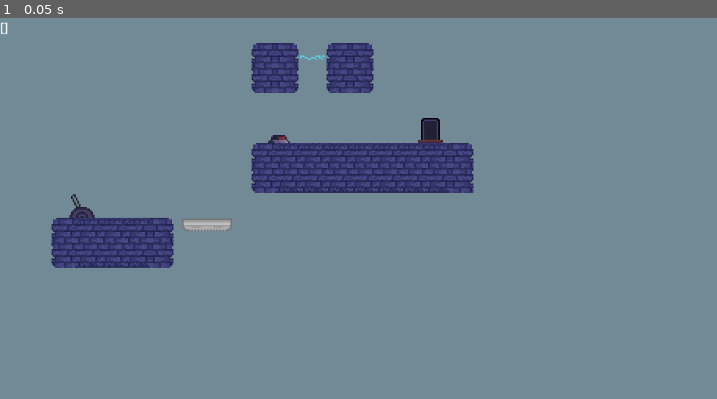
Above: before the commit, frame 1.
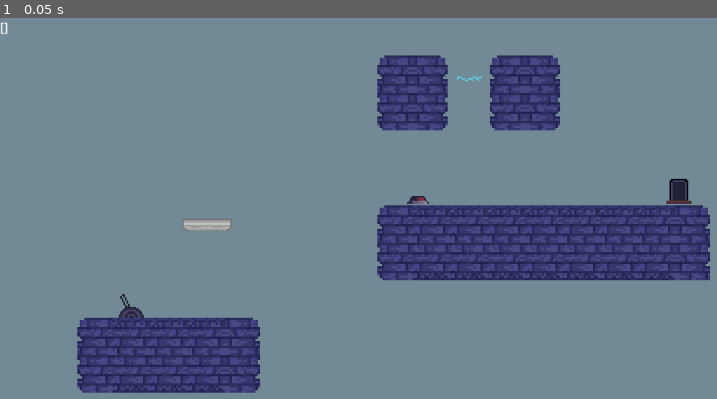
Above: after the commit, the same moment.

Repository: bsimovic93/CO-OP-2D-Project
Game: Godot game, scene res://scenes/main.tscn
Same seed, same stepped clock (60 frames per second), same inputs: the game is played once before the commit and once after it.
Inputs:
- Up to frame 1 (0.05 s): no input

The runs differ from the first frame. In frame 1, 26% of the frame differs, in the area x 7-100%, y 6-99%.

Commit message:
Feat: implement exit

Diff:
--- a/project.godot
+++ b/project.godot
@@ -28,6 +28,13 @@
 
 [input]
 
+ui_left={
+"deadzone": 0.5,
+"events": [Object(InputEventKey,"resource_local_to_scene":false,"resource_name":"","device":0,"window_id":0,"alt_pressed":false,"shift_pressed":false,"ctrl_pressed":false,"meta_pressed":false,"pressed":false,"keycode":4194319,"physical_keycode":0,"key_label":0,"unicode":0,"echo":false,"script":null)
+, Object(InputEventJoypadButton,"resource_local_to_scene":false,"resource_name":"","device":-1,"button_index":13,"pressure":0.0,"pressed":false,"script":null)
+, Object(InputEventJoypadMotion,"resource_local_to_scene":false,"resource_name":"","device":0,"axis":0,"axis_value":-1.0,"script":null)
+]
+}
 interact={
 "deadzone": 0.5,
 "events": [Object(InputEventKey,"resource_local_to_scene":false,"resource_name":"","device":-1,"window_id":0,"alt_pressed":false,"shift_pressed":false,"ctrl_pressed":false,"meta_pressed":false,"pressed":false,"keycode":0,"physical_keycode":69,"key_label":0,"unicode":101,"echo":false,"script":null)
@@ -38,6 +45,11 @@
 "events": [Object(InputEventKey,"resource_local_to_scene":false,"resource_name":"","device":-1,"window_id":0,"alt_pressed":false,"shift_pressed":false,"ctrl_pressed":false,"meta_pressed":false,"pressed":false,"keycode":0,"physical_keycode":70,"key_label":0,"unicode":102,"echo":false,"script":null)
 ]
 }
+action_left={
+"deadzone": 0.5,
+"events": [Object(InputEventJoypadMotion,"resource_local_to_scene":false,"resource_name":"","device":-1,"axis":0,"axis_value":-1.0,"script":null)
+]
+}
 
 [rendering]
 
--- /dev/null
+++ b/scenes/exit.gd
@@ -0,0 +1,17 @@
+extends Node2D
+
+
+signal level_end(value: bool);
+
+# Called when the node enters the scene tree for the first time.
+func _ready():
+	pass # Replace with function body.
+
+
+# Called every frame. 'delta' is the elapsed time since the previous frame.
+func _process(delta):
+	var bodies = get_node("Area2D").get_overlapping_bodies().filter(func(body): return !body.is_in_group('TilemapGroup'))
+	if(bodies.size() == 2):
+		print('LEVEL END')
+		level_end.emit(true)
+	pass
--- a/scenes/exit.tscn
+++ b/scenes/exit.tscn
@@ -1,12 +1,14 @@
-[gd_scene load_steps=3 format=3 uid="uid://bolq60lmrqtgo"]
+[gd_scene load_steps=4 format=3 uid="uid://bolq60lmrqtgo"]
 
 [ext_resource type="Texture2D" uid="uid://f2jvxngadbnb" path="res://sprites/Sprite-door.png" id="1_sqwof"]
+[ext_resource type="Script" path="res://scenes/exit.gd" id="1_tfv5d"]
 
 [sub_resource type="RectangleShape2D" id="RectangleShape2D_ewmlo"]
 size = Vector2(30, 30)
 
 [node name="Exit" type="Node2D"]
 position = Vector2(551, 144)
+script = ExtResource("1_tfv5d")
 
 [node name="Sprite2D" type="Sprite2D" parent="."]
 scale = Vector2(2, 2)
--- a/scenes/test_level.tscn
+++ b/scenes/test_level.tscn
@@ -57,7 +57,7 @@
 player_scene = ExtResource("2_e1wdq")
 
 [node name="TileMap" type="TileMap" parent="." groups=["TilemapGroup"]]
-scale = Vector2(2, 2)
+scale = Vector2(3, 3)
 tile_set = SubResource("TileSet_gftc8")
 format = 2
 layer_0/tile_data = PackedInt32Array(524293, 65536, 0, 524294, 131072, 0, 524290, 0, 0, 589826, 0, 2, 524291, 65536, 0, …(537 unchanged characters)…
@@ -68,17 +68,17 @@
 [node name="MovingPlatform" parent="." instance=ExtResource("5_k176b")]
 
 [node name="Lever" parent="." node_paths=PackedStringArray("moving_platform") instance=ExtResource("3_vb48e")]
-position = Vector2(105, 240)
+position = Vector2(168, 368)
 moving_platform = NodePath("../MovingPlatform")
 lever_id = 420
 
 [node name="Button" parent="." node_paths=PackedStringArray("lightnig_gate") instance=ExtResource("6_srke2")]
-position = Vector2(357, 144)
+position = Vector2(535, 222)
 button_id = 69
 lightnig_gate = NodePath("../Shocker")
 
 [node name="Shocker" parent="." instance=ExtResource("7_0t6am")]
-position = Vector2(400, 50)
+position = Vector2(601, 77)
 
 [node name="SpawnPoints" type="Node2D" parent="."]
 
@@ -86,7 +86,7 @@
 position = Vector2(168, 232)
 
 [node name="1" type="Node2D" parent="SpawnPoints" groups=["PlayerSpawnPoint"]]
-position = Vector2(408, 136)
+position = Vector2(764, 222)
 
 [node name="Interaction1" type="Label" parent="."]
 offset_right = 40.0
@@ -94,3 +94,4 @@
 text = "this is interaction 1"
 
 [node name="Exit" parent="." instance=ExtResource("8_47ssy")]
+position = Vector2(869, 222)
--- a/scripts/button.gd
+++ b/scripts/button.gd
@@ -34,9 +34,10 @@
 	get_node('AnimatedSprite2D').set_frame(int(is_pushed))
 	if is_pushed == true:
 		lightnig_gate.hide()
+		lightnig_gate.get_node('Area2D/CollisionShape2D').set_disabled(true);
 	else:
 		lightnig_gate.show()
-
+		lightnig_gate.get_node('Area2D/CollisionShape2D').set_disabled(false);
 	pass
 
 
--- a/scripts/multiplayer_controller.gd
+++ b/scripts/multiplayer_controller.gd
@@ -75,3 +75,10 @@
 func _on_start_pressed():
 	start_level.rpc()
 	pass # Replace with function body.
+
+
+func _notification(what):
+	if what == MainLoop.NOTIFICATION_APPLICATION_FOCUS_IN:
+		print("focus in")
+	elif what == MainLoop.NOTIFICATION_APPLICATION_FOCUS_OUT:
+		print("focus out")
